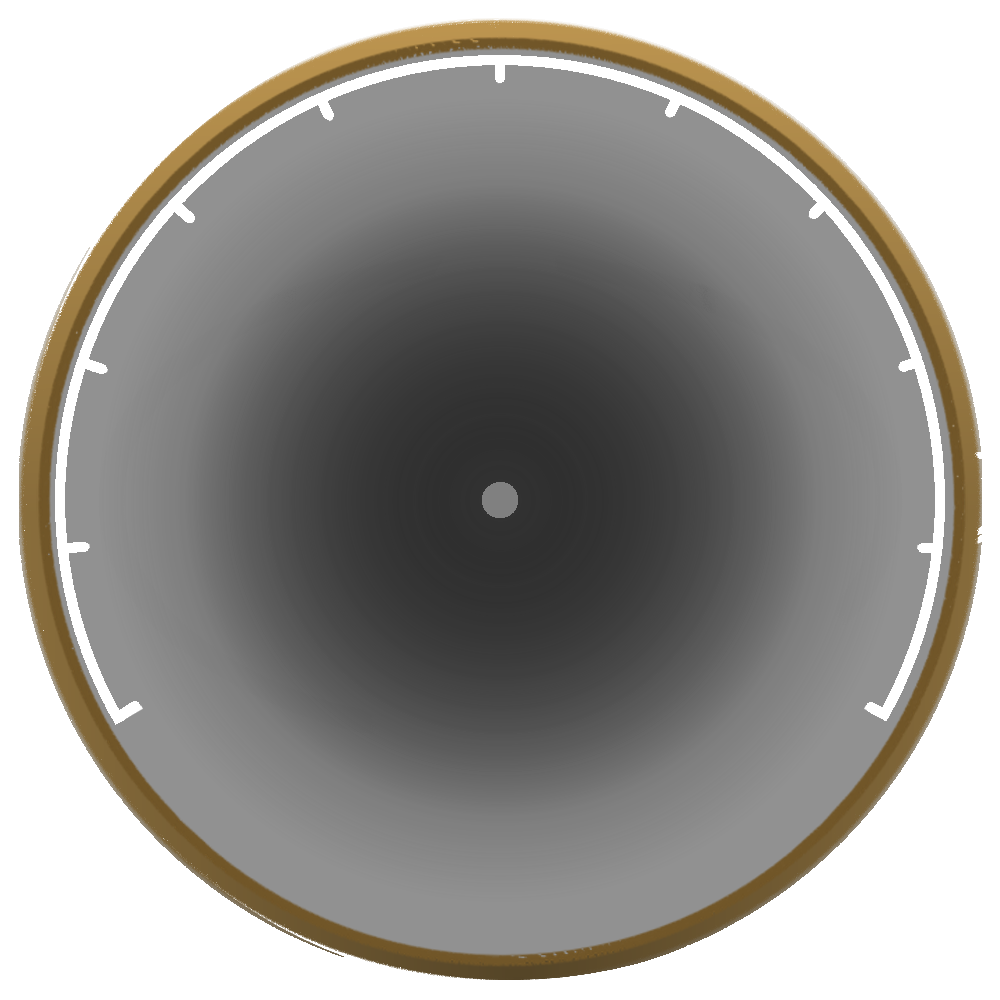
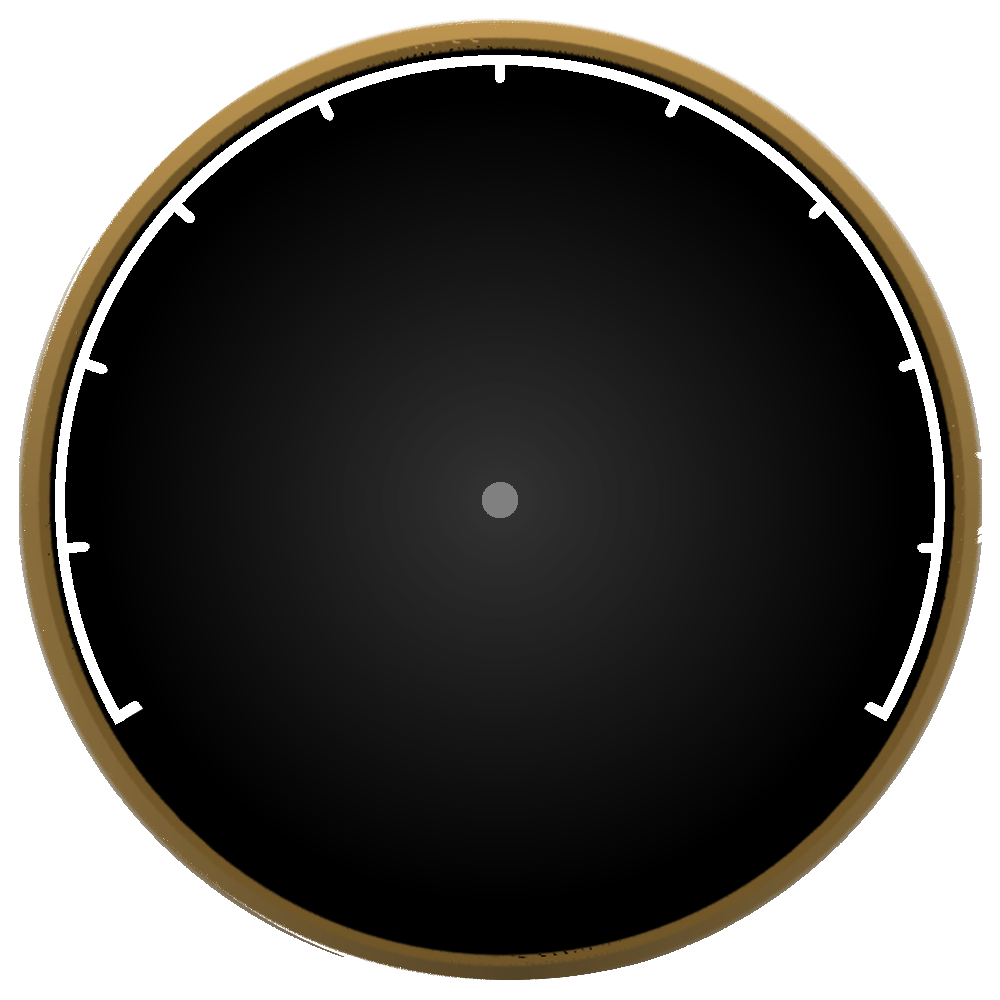
Layered file, before and after one edit (1000x1000). Changes by layer:
"Layer 4": opacity 43% → 100% over [45,45,957,959]
